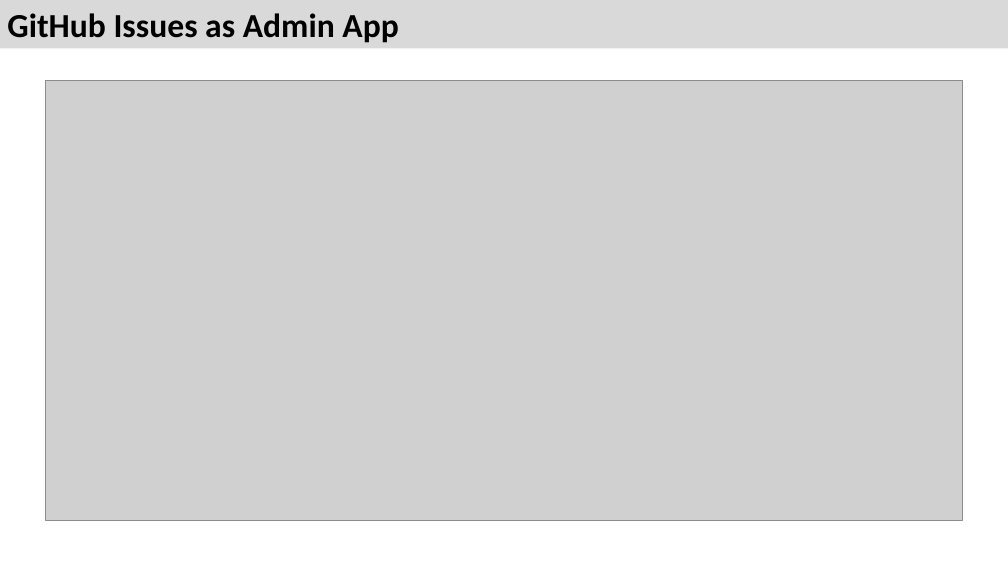
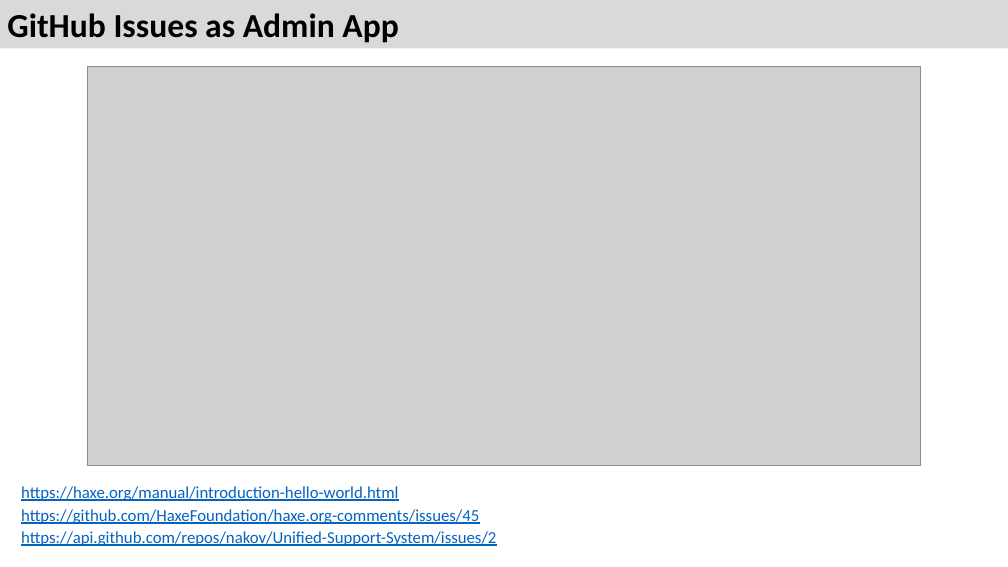
Before and after one commit to nakov/Unified-Support-System, a slide deck: slide 7 of docs/Unified-Support-System-UI-Prototype.pptx. Drawn at 1008x567 pixels with LibreOffice and Linux fonts; fonts in the diff are those of the drawing; grey boxes stand for pictures. Boxes give left, top, right and bottom in pixels: in the first picture for what was removed or moved away, otherwise in the second. Text is boxed around its words. In the diff, an @@ line names an element or a change of style, - is before the commit and + after.

Commit message:
Simple additions

```diff
--- a/docs/Unified-Support-System-UI-Prototype.pptx
+++ b/docs/Unified-Support-System-UI-Prototype.pptx
@@ picture: place and size @@
-picture at box(46, 81, 963, 520)
+picture at box(88, 66, 921, 465)
@@ text added at box(21, 486, 398, 501), 16 pt, text #0563C1, underline @@
+https://haxe.org/manual/introduction-hello-world.html
@@ text added at box(21, 509, 479, 524), 16 pt, text #0563C1, underline @@
+https://github.com/HaxeFoundation/haxe.org-comments/issues/45
@@ text added at box(21, 531, 496, 546), 16 pt, text #0563C1, underline @@
+https://api.github.com/repos/nakov/Unified-Support-System/issues/2
```
